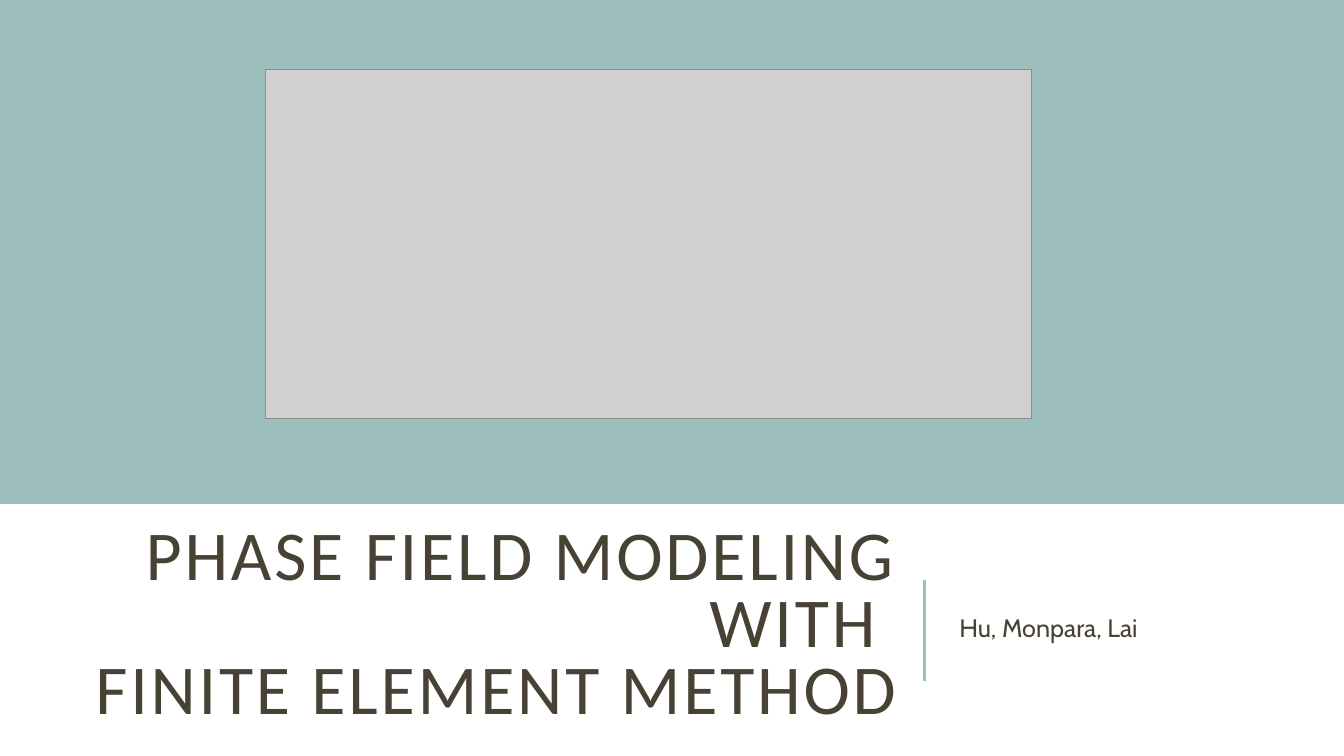
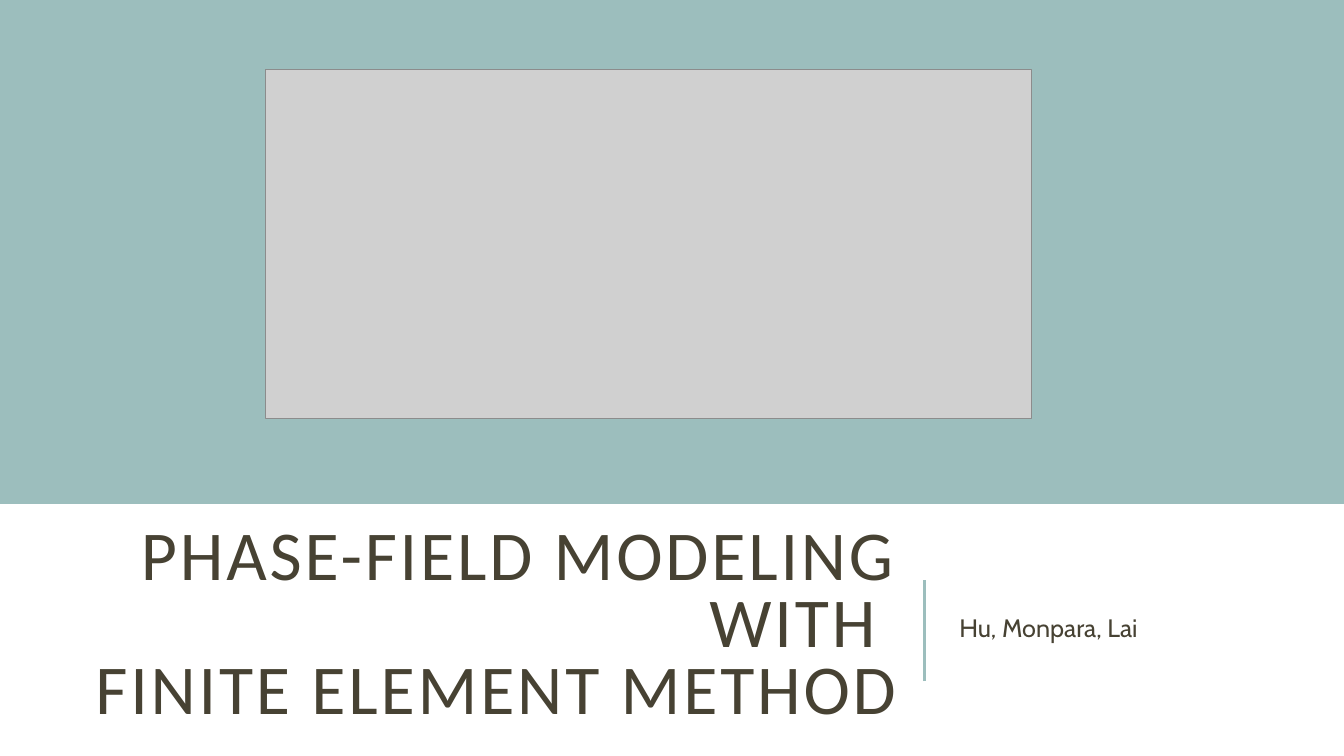
Before and after one commit to mblai35/Phase-FieldModelingFEM, a slide deck: slide 1 of PFMFEM.pptx. Drawn at 1344x756 pixels with LibreOffice and Linux fonts; fonts in the diff are those of the drawing; grey boxes stand for pictures. Boxes give left, top, right and bottom in pixels: in the first picture for what was removed or moved away, otherwise in the second. Text is boxed around its words. In the diff, an @@ line names an element or a change of style, - is before the commit and + after.

```diff
--- a/PFMFEM.pptx
+++ b/PFMFEM.pptx
@@ title at bbox=[95, 534, 896, 715]: text changed @@
-PHASE FIELD MODELING WITH
-FINITE ELEMENT METHOD
+PHASE-FIELD MODELING WITH
+FINITE ELEMENT METHOD
```
Also in this commit, not shown: 3 other slides changed, 2 slides added, 2 other files.
